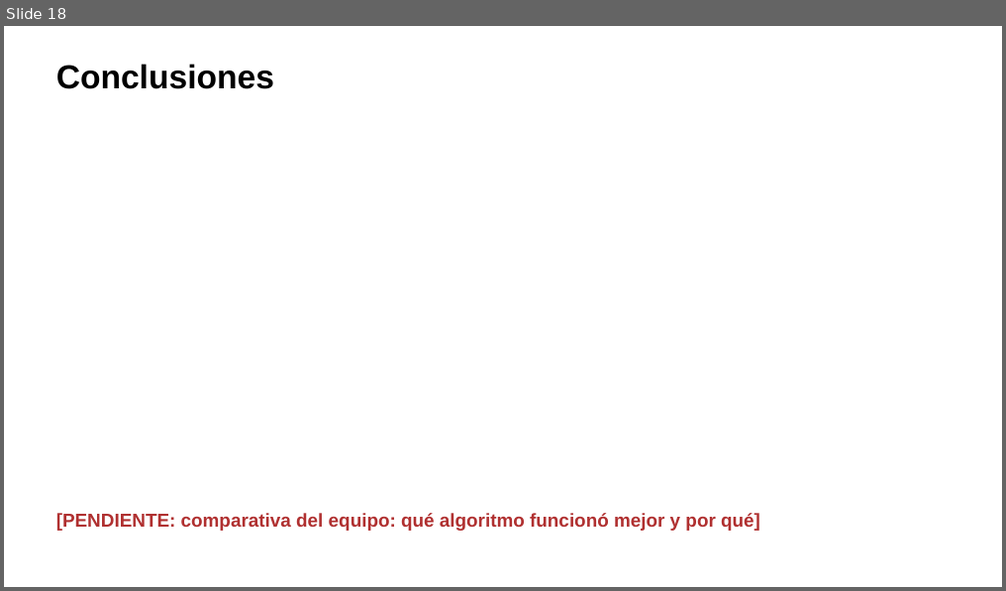
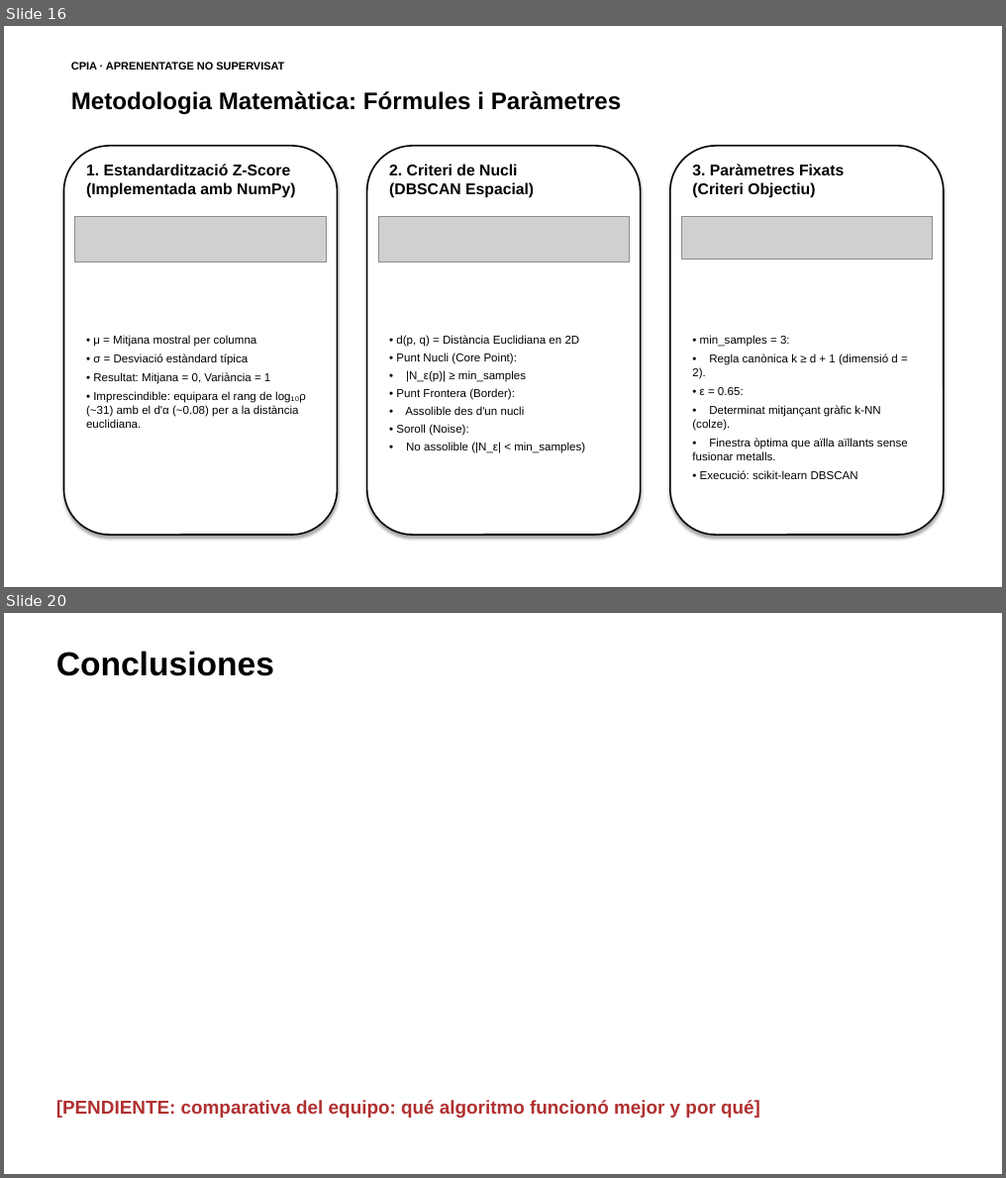
Before and after one commit to ArnauMontull/CPIA-Expo, a slide deck: presentacion/expo_cpia.pptx. Shown one above the other, each under a label of ours: slide 18 before the commit, slides 16 and 20 after it; the slides between them are not shown. The pictures are 1006x591 and 1006x1178 pixels, drawn with LibreOffice and Linux fonts; fonts in the diff are those of the drawing; grey boxes stand for pictures. Boxes give left, top, right and bottom in pixels: in the first picture for what was removed or moved away, otherwise in the second. Text is boxed around its words. In the diff, an @@ line names an element or a change of style, - is before the commit and + after.

```diff
--- a/presentacion/expo_cpia.pptx
+++ b/presentacion/expo_cpia.pptx
@@ slide 16 added at [4,26,1002,587], background #FFFFFF @@
@@ text added at [71,62,284,70], 10.5 pt, text #000000, bold @@
+CPIA · APRENENTATGE NO SUPERVISAT
@@ text added at [71,91,622,114], 23 pt, text #000000, bold @@
+Metodologia Matemàtica: Fórmules i Paràmetres
@@ rounded rectangle added at [63,146,338,535], fill #FFFFFF, outline #000000 1.5 pt @@
@@ text added at [86,164,295,198], 15 pt, text #000000, bold @@
+1. Estandardització Z-Score
+(Implementada amb NumPy)
@@ rounded rectangle added at [367,146,641,535], fill #FFFFFF, outline #000000 1.5 pt @@
@@ text added at [389,164,534,198], 15 pt, text #000000, bold @@
+2. Criteri de Nucli
+(DBSCAN Espacial)
@@ rounded rectangle added at [670,146,944,535], fill #FFFFFF, outline #000000 1.5 pt @@
@@ text added at [692,164,844,198], 15 pt, text #000000, bold @@
+3. Paràmetres Fixats
+(Criteri Objectiu)
@@ picture added at [75,217,326,263] @@
@@ picture added at [378,217,629,263] @@
@@ picture added at [681,217,933,260] @@
@@ text added at [86,335,306,428], 11 pt, text #000000 @@
+• μ = Mitjana mostral per columna
+• σ = Desviació estàndard típica
+• Resultat: Mitjana = 0, Variància = 1
+• Imprescindible: equipara el rang de log₁₀ρ (~31) amb el d'α (~0.08) per a la distància euclidiana.
@@ text added at [396,335,585,454], 11 pt, text #000000 @@
+• d(p, q) = Distància Euclidiana en 2D
+• Punt Nucli (Core Point):
+• |N_ε(p)| ≥ min_samples
+• Punt Frontera (Border):
+• Assolible des d'un nucli
+• Soroll (Noise):
+• No assolible (|N_ε| < min_samples)
@@ text added at [692,335,908,479], 11 pt, text #000000 @@
+• min_samples = 3:
+• Regla canònica k ≥ d + 1 (dimensió d = 2).
+• ε = 0.65:
+• Determinat mitjançant gràfic k-NN (colze).
+• Finestra òptima que aïlla aïllants sense fusionar metalls.
+• Execució: scikit-learn DBSCAN
@@ what was slide 18 is now slide 20 @@
```
Also in this commit, not shown: 2 slides changed, 6 other slides added, 5 slides removed, 4 other files.
